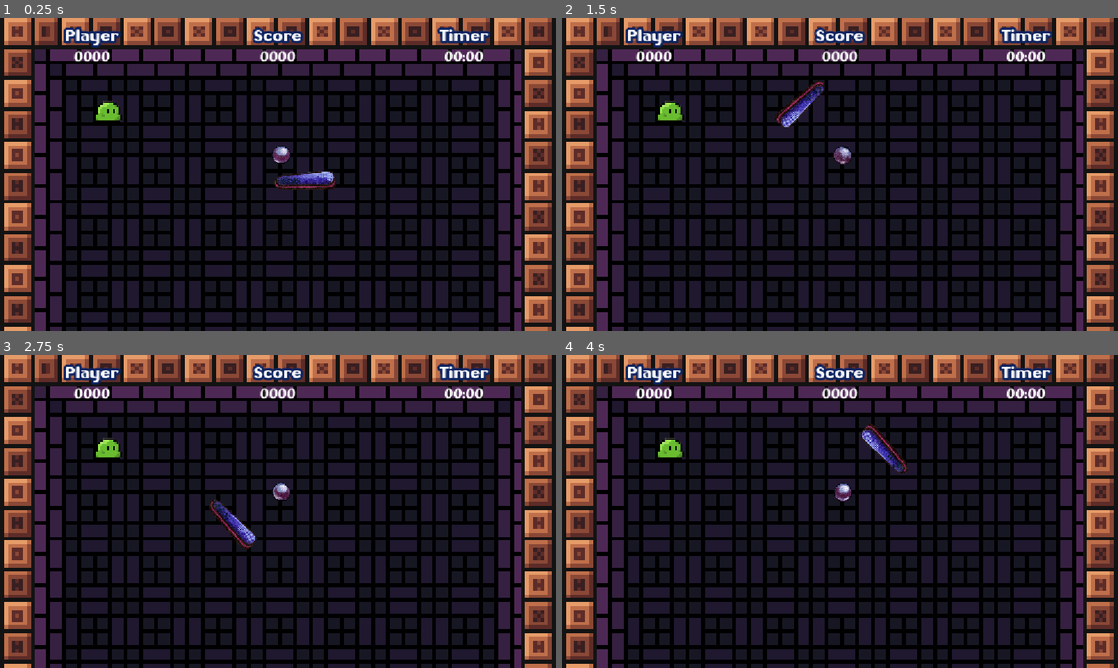
Above: before the commit, frames 1-4 (two rows, left to right).
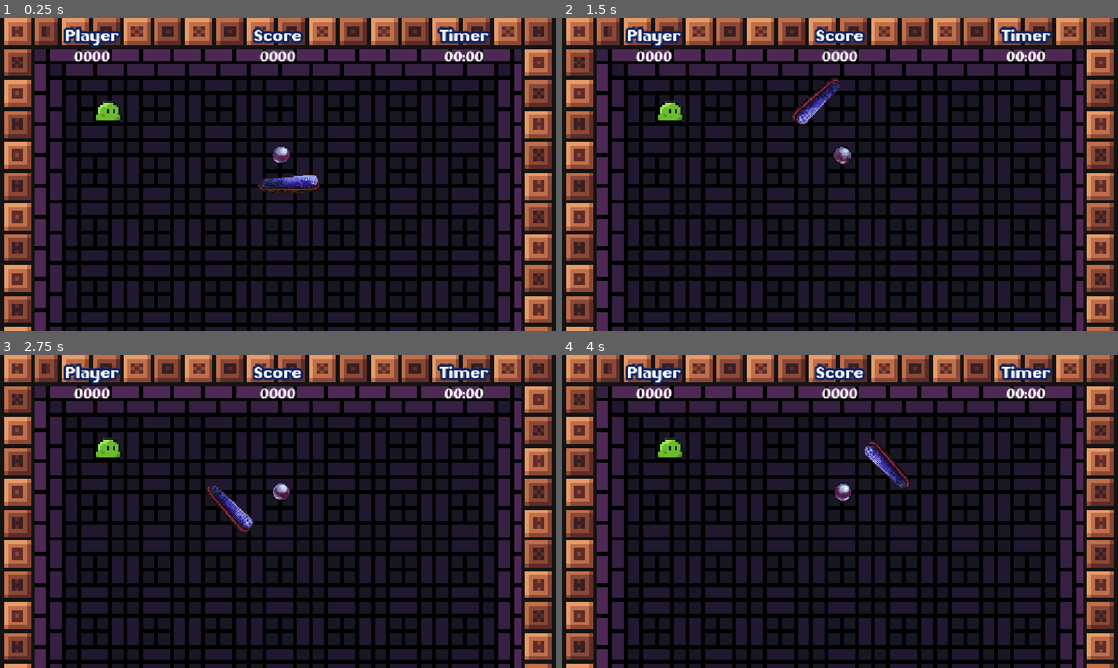
Above: after the commit, the same moments.

Repository: Edu-Dev12/Pinball_Survivor
Game: Godot game, scene res://Scenes/Level/Manager/game_manager.tscn
Same seed, same stepped clock (60 frames per second), same inputs: the game is played once before the commit and once after it.
Inputs:
- Up to frame 1 (0.25 s): no input
- Up to frame 2 (1.5 s): tap Enter at 0.5 s; hold D (Right) 0.53-1.28 s; hold S (Down) from 1.28 s (still down)
- Up to frame 3 (2.75 s): release S (Down) at 2.03 s; hold D (Right) from 2.03 s (still down)
- Up to frame 4 (4 s): release D (Right) at 2.78 s; hold W (Up) 2.78-3.53 s; hold A (Left) from 3.53 s (still down)

The runs differ from the first frame. In frame 1, 0.6% of the frame differs, in the area x 46-61%, y 48-56%; in frame 2, 0.8%; in frame 3, 0.8%; in frame 4, 0.8%, in the area x 53-63%, y 22-43%.
Error in both runs: Invalid access to property or key 'ENEMY_GROUP' on a base object of type 'Nil'. (res://Scripts/Entity/Enemy/enemy.gd:13)

Commit message:
Ajuste Flipper

Diff:
--- a/rhythm-game/Scenes/Environment/flipper.tscn
+++ b/rhythm-game/Scenes/Environment/flipper.tscn
@@ -38,6 +38,12 @@
 }, {
 "frames": [{
 "duration": 1.0,
+"texture": SubResource("AtlasTexture_8x31y")
+}, {
+"duration": 1.0,
+"texture": SubResource("AtlasTexture_vjvvj")
+}, {
+"duration": 1.0,
 "texture": SubResource("AtlasTexture_pgric")
 }],
 "loop": 0,
@@ -55,6 +61,6 @@
 rotation = -0.00064755254
 
 [node name="FlipperSprite" type="AnimatedSprite2D" parent="Pivot" unique_id=2026638733]
-position = Vector2(-17.12387, 19.201366)
+position = Vector2(-50, 25)
 scale = Vector2(0.6477542, 0.6477542)
 sprite_frames = SubResource("SpriteFrames_pv2mu")
